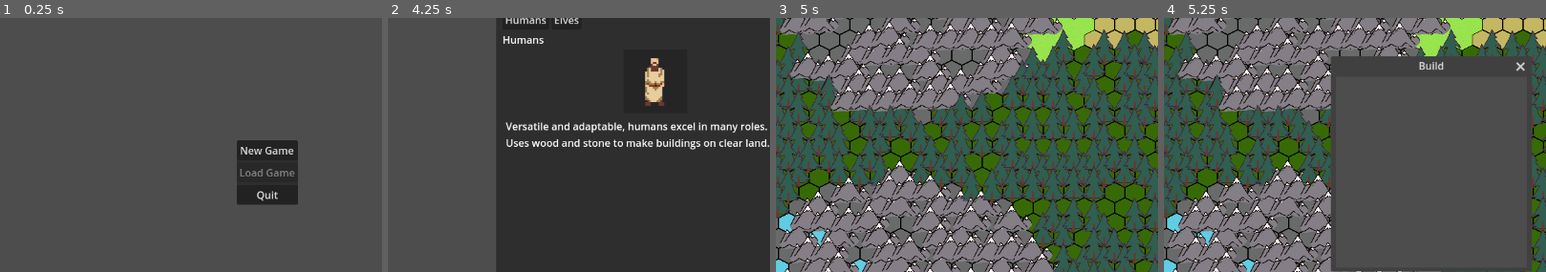
Above: before the commit, frames 1-4 (left to right).
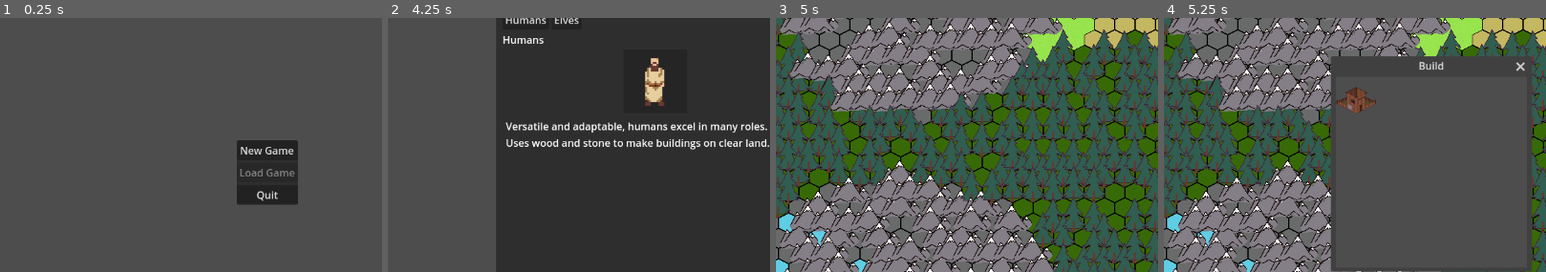
Above: after the commit, the same moments.

Repository: DraxDean/Cursr
Game: Godot game, scene res://scenes/main/main_menu_scene.tscn
Same seed, same stepped clock (60 frames per second), same inputs: the game is played once before the commit and once after it.
Inputs (mouse positions are % of the whole screen's width and height, from its top left):
- Up to frame 1 (0.25 s): no input
- Up to frame 2 (4.25 s): click "New Game" at 0.5 s; click (51, 31) at 1.27 s; type "12" at 1.35 s; click (51, 36) at 1.5 s; type "12" at 1.58 s; click (55, 51) at 1.73 s; type "12" at 1.82 s; click (57, 56) at 2.02 s; type "12" at 2.1 s; click (57, 60) at 2.25 s; type "12" at 2.33 s; click (53, 64) at 2.48 s; type "12" at 2.57 s; click (56, 69) at 2.77 s; type "12" at 2.85 s; click "Confirm" at 3.5 s
- Up to frame 3 (5 s): click "Choose Race" at 4.25 s
- Up to frame 4 (5.25 s): click "Build" at 5 s
The pictures show only the part of the screen within x 15-65%, y 20-70%; the shares and areas given below are measured in that part.

Frames 1-3 are identical in both runs. In frame 4, 0.6% of the frame differs, in the area x 45-56%, y 27-38%.

Commit message:
Populate building grid

Diff:
--- a/scenes/main/game_scene.tscn
+++ b/scenes/main/game_scene.tscn
@@ -213,6 +213,11 @@
 initial_position = 2
 size = Vector2i(300, 300)
 
+[node name="BuildingGrid" type="GridContainer" parent="UI_Layer/BuildWindow"]
+offset_right = 40.0
+offset_bottom = 40.0
+columns = 2
+
 [node name="Camera2D" type="Camera2D" parent="."]
 
 [node name="MapObjects" type="Node2D" parent="."]
--- a/scripts/main/game.gd
+++ b/scripts/main/game.gd
@@ -74,9 +74,11 @@
 
 		"open_build_window": $UI_Layer/CommandsContainer/HBoxContainer/OpenBuildButton,
 		"build_window": $UI_Layer/BuildWindow,
-
+		"building_grid": $UI_Layer/BuildWindow/BuildingGrid
 	}
 	ui_manager.setup(ui_nodes)
+	if not ui_manager.building_grid:
+		printerr("Error: BuildingGrid node not found!")
 
 	print("Game: Setting up MapObjectManager...")
 	var forest_coords = Vector2i(0, 4); var mountain_coords = Vector2i(0, 3) # Corrected coords
--- a/scripts/managers/ui_manager.gd
+++ b/scripts/managers/ui_manager.gd
@@ -13,7 +13,11 @@
 
 var build_window: Window
 var open_build_button: Button
-
+var building_grid: GridContainer
+
+var building_list = [
+	{"name": "human_town_center", "path": "res://assets/sprites/human_towncentre.png"}
+]
 
 # State
 var _pending_action: String = "" # "quit", "main_menu"
@@ -40,11 +44,13 @@
 
 	build_window = ui_nodes.get("build_window")
 	open_build_button = ui_nodes.get("open_build_button")
+	building_grid = ui_nodes.get("building_grid")
 
 	# --- DEBUG: Validate critical node references ---
 	print("UIManager Setup: modal_menu_panel valid? ", is_instance_valid(modal_menu_panel))
 	print("UIManager Setup: confirmation_panel valid? ", is_instance_valid(confirmation_panel))
 	print("UIManager Setup: build_window valid? ", is_instance_valid(build_window))
+	print("UIManager Setup: building_grid valid? ", is_instance_valid(building_grid))
 
 	# --- END DEBUG ---
 
@@ -59,6 +65,7 @@
 	confirmation_panel.hide()
 	build_window.process_mode = Node.PROCESS_MODE_WHEN_PAUSED
 	build_window.hide()
+	populate_building_grid()
 
 	# Connect internal signals here
 	_connect_confirmation_signals()
@@ -189,6 +196,40 @@
 	else:
 		build_window.hide()
 
+func filter_building_list():
+	print("UIManager: filtering building list.")
+	return building_list
+
+func populate_building_grid():
+	print("UIManager: populate building list.")
+	for building_data in building_list:
+		var button = Button.new()
+		button.name = building_data.name + "_button" # Give the button a unique name
+		button.flat = true # Optional: Make the button appear flat
+
+		var texture_rect = TextureRect.new()
+		var texture = load(building_data.path)
+		if texture is Texture2D or texture is CompressedTexture2D: # Check if loading was successful
+			texture_rect.texture = texture # Assign the loaded texture to the TextureRect
+			button.add_child(texture_rect)
+
+			# Set a minimum size for the button to accommodate the image
+			button.size = texture.get_size() * 2 # Adjust multiplier as needed for padding
+
+
+			# Store the building data in the button's metadata or a custom property
+			button.set_meta("building_data", building_data)
+			button.connect("pressed", _on_building_button_pressed.bind(building_data)) # Bind the building data to the signal
+			building_grid.add_child(button)
+			for child in building_grid.get_children():
+				print("Added button: ", child.name, " (Type:", child.get_class(), ")")
+		else:
+			printerr("Error loading texture:", building_data.path)
+			button.text = "Error" # Show an error on the button
+
+
+func _on_building_button_pressed(building_data):
+	emit_signal("building_selected", building_data)
 
 # --- Public Method Called by game.gd after Save Success ---
 
